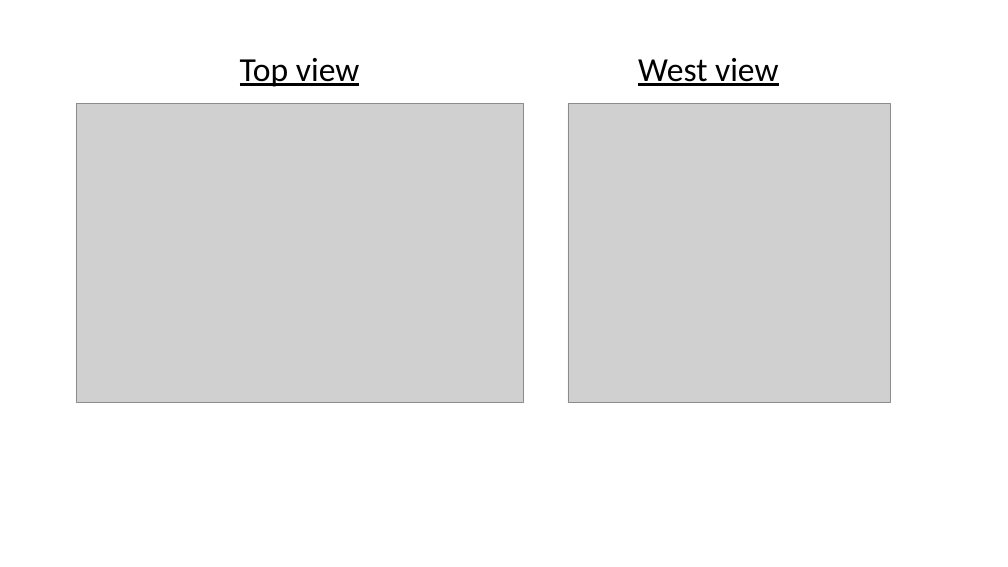
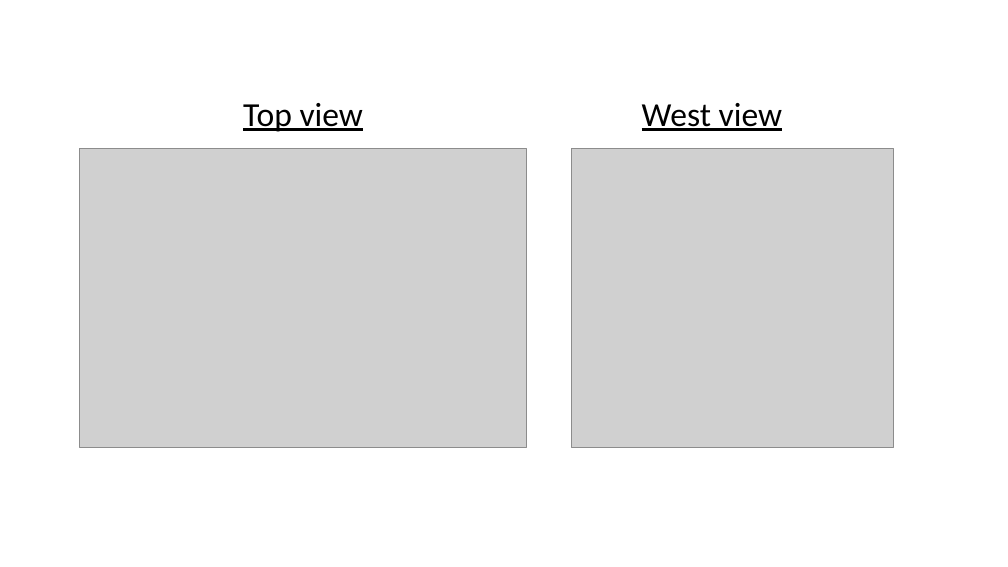
Before and after one commit to lento234/phdthesis, a slide deck: slide 2 of chapters/ch08_numericalstudy/figures/muensterhof.pptx. Drawn at 1008x567 pixels with LibreOffice and Linux fonts; fonts in the diff are those of the drawing; grey boxes stand for pictures. Boxes give left, top, right and bottom in pixels: in the first picture for what was removed or moved away, otherwise in the second. Text is boxed around its words. In the diff, an @@ line names an element or a change of style, - is before the commit and + after.

```diff
--- a/chapters/ch08_numericalstudy/figures/muensterhof.pptx
+++ b/chapters/ch08_numericalstudy/figures/muensterhof.pptx
@@ 2 pictures, 2 texts: place and size @@
-2 pictures, 2 texts at (76,58,890,402)
+2 pictures, 2 texts at (79,103,894,448)
```
Also in this commit, not shown: 1 slide added, 45 other files.
